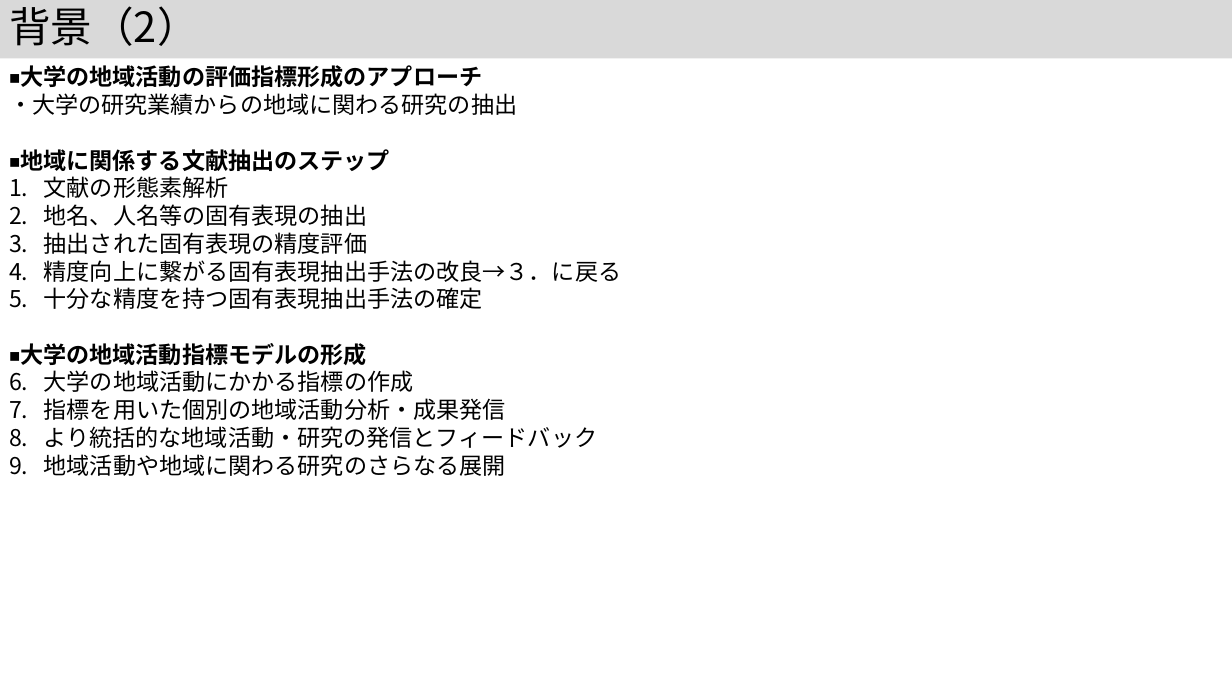
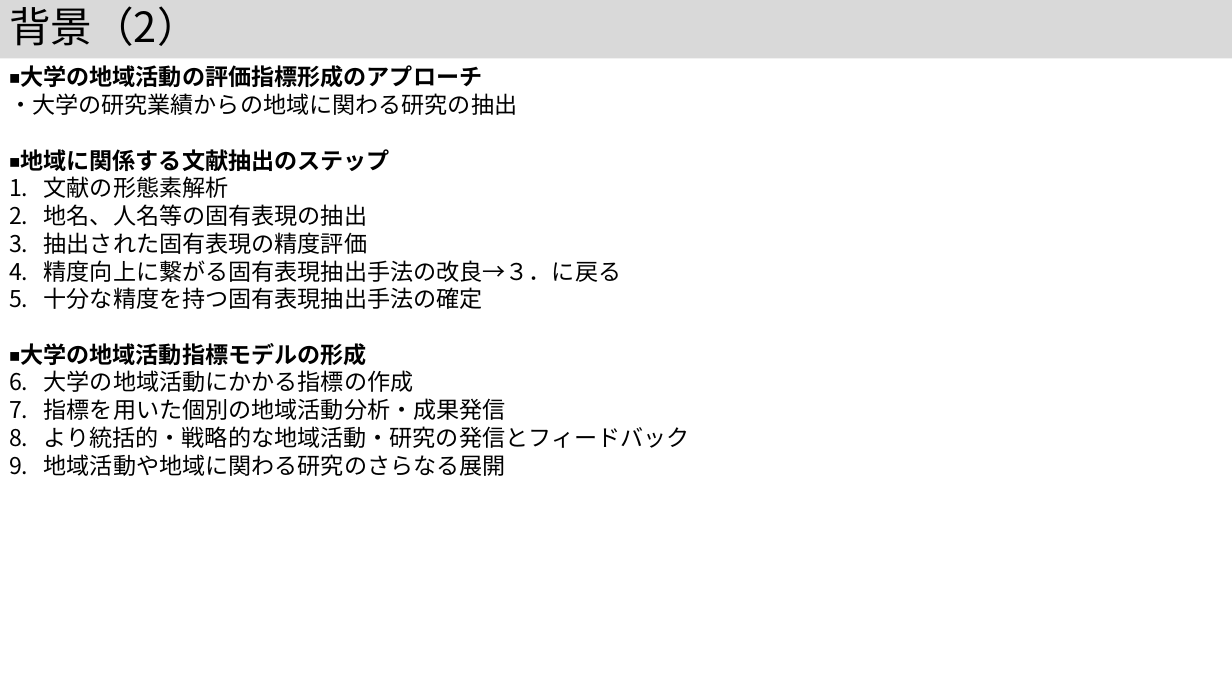
Before and after one commit to kouamano/nihongo-region-name-extract, a slide deck: slide 3 of jsik2026taikai_rev.pptx. Drawn at 1232x693 pixels with LibreOffice and Linux fonts; fonts in the diff are those of the drawing. Boxes give left, top, right and bottom in pixels: in the first picture for what was removed or moved away, otherwise in the second. Text is boxed around its words. In the diff, an @@ line names an element or a change of style, - is before the commit and + after.

```diff
--- a/jsik2026taikai_rev.pptx
+++ b/jsik2026taikai_rev.pptx
@@ text at (44,426,690,448): text changed @@
-3. より統括的な地域活動・研究の発信とフィードバック
+3. より統括的・戦略的な地域活動・研究の発信とフィードバック
```
Also in this commit, not shown: 5 other slides changed.
